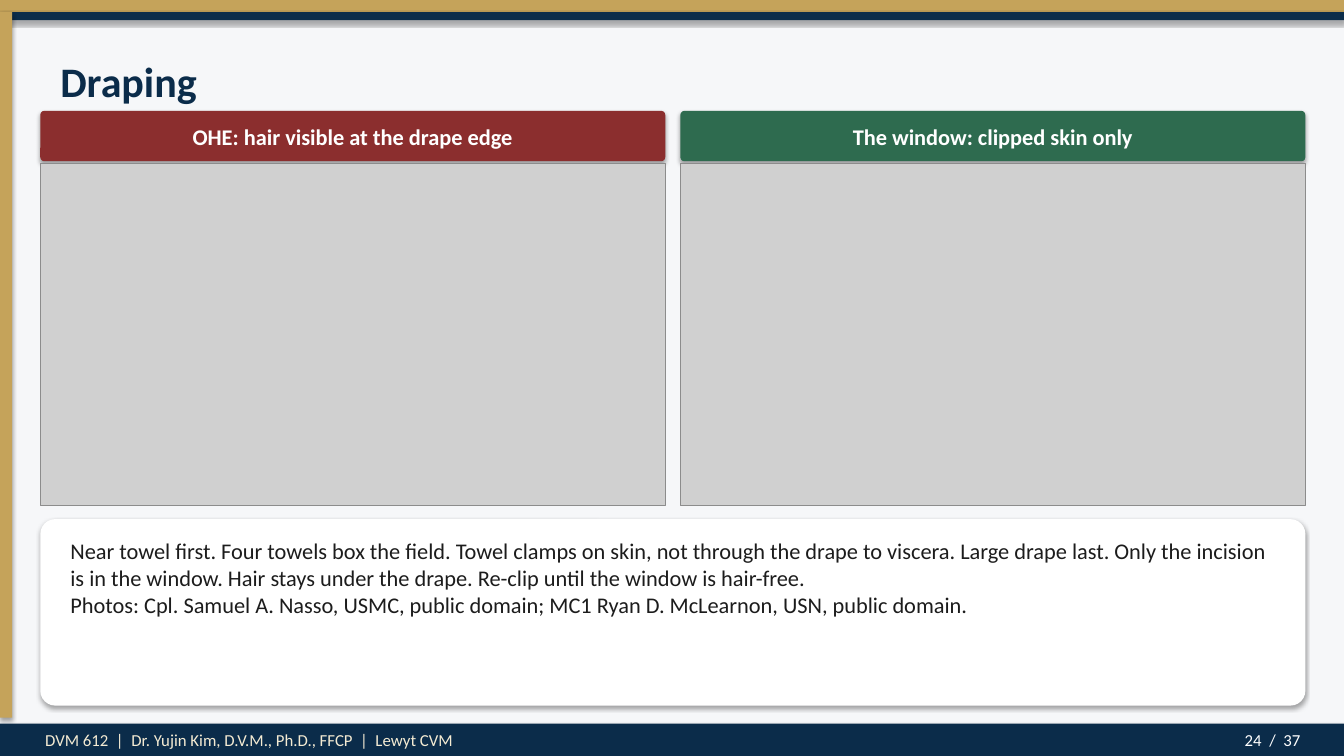
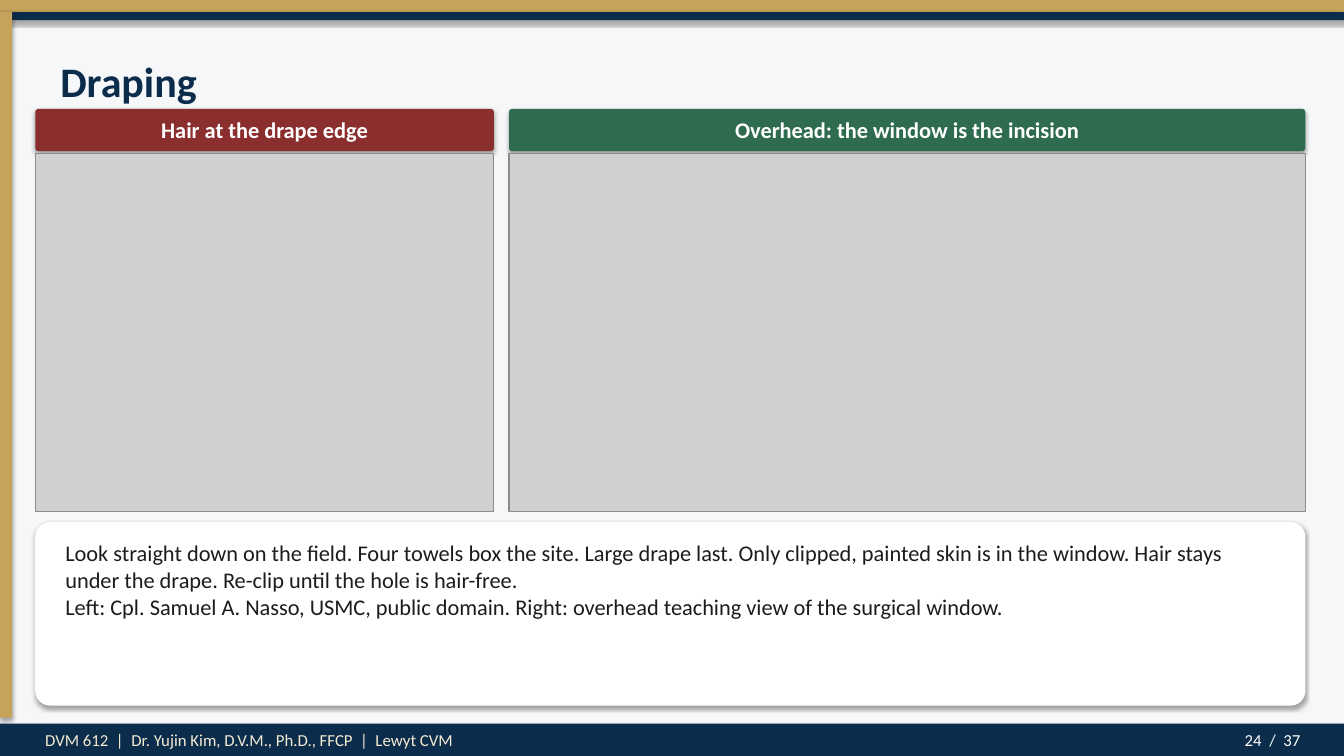
Before and after one commit to drkimvet/happycare, a slide deck: slide 24 of lectures/DVM-612_Week4_Preop_PatientPrep_Postop.pptx. Drawn at 1344x756 pixels with LibreOffice and Linux fonts; fonts in the diff are those of the drawing; grey boxes stand for pictures. Boxes give left, top, right and bottom in pixels: in the first picture for what was removed or moved away, otherwise in the second. Text is boxed around its words. In the diff, an @@ line names an element or a change of style, - is before the commit and + after.

```diff
--- a/lectures/DVM-612_Week4_Preop_PatientPrep_Postop.pptx
+++ b/lectures/DVM-612_Week4_Preop_PatientPrep_Postop.pptx
@@ rounded rectangle: place and size @@
-rounded rectangle at (40, 111, 665, 161)
+rounded rectangle at (35, 109, 494, 151)
@@ rounded rectangle: place and size @@
-rounded rectangle at (681, 111, 1306, 161)
+rounded rectangle at (509, 109, 1306, 151)
@@ text at (161, 122, 368, 142): text changed @@
-OHE: hair visible at the drape edge
+Hair at the drape edge
@@ text at (735, 122, 1079, 138): text changed @@
-The window: clipped skin only
+Overhead: the window is the incision
@@ picture: place and size @@
-picture at (40, 163, 665, 506)
+picture at (35, 153, 494, 511)
@@ picture: place and size @@
-picture at (681, 163, 1306, 506)
+picture at (509, 153, 1306, 511)
@@ rounded rectangle: place and size @@
-rounded rectangle at (40, 519, 1306, 706)
+rounded rectangle at (35, 522, 1306, 706)
@@ text at (65, 545, 1222, 619): text changed @@
-Near towel first. Four towels box the field. Towel clamps on skin, not through the drape to viscera. Large drape last. Only the incision is in the window. Hair stays under the drape. Re-clip until the window is hair-free.
-Photos: Cpl. Samuel A. Nasso, USMC, public domain; MC1 Ryan D. McLearnon, USN, public domain.
+Look straight down on the field. Four towels box the site. Large drape last. Only clipped, painted skin is in the window. Hair stays under the drape. Re-clip until the hole is hair-free.
+Left: Cpl. Samuel A. Nasso, USMC, public domain. Right: overhead teaching view of the surgical window.
```
Also in this commit, not shown: 1 other slide changed, 7 other files.
